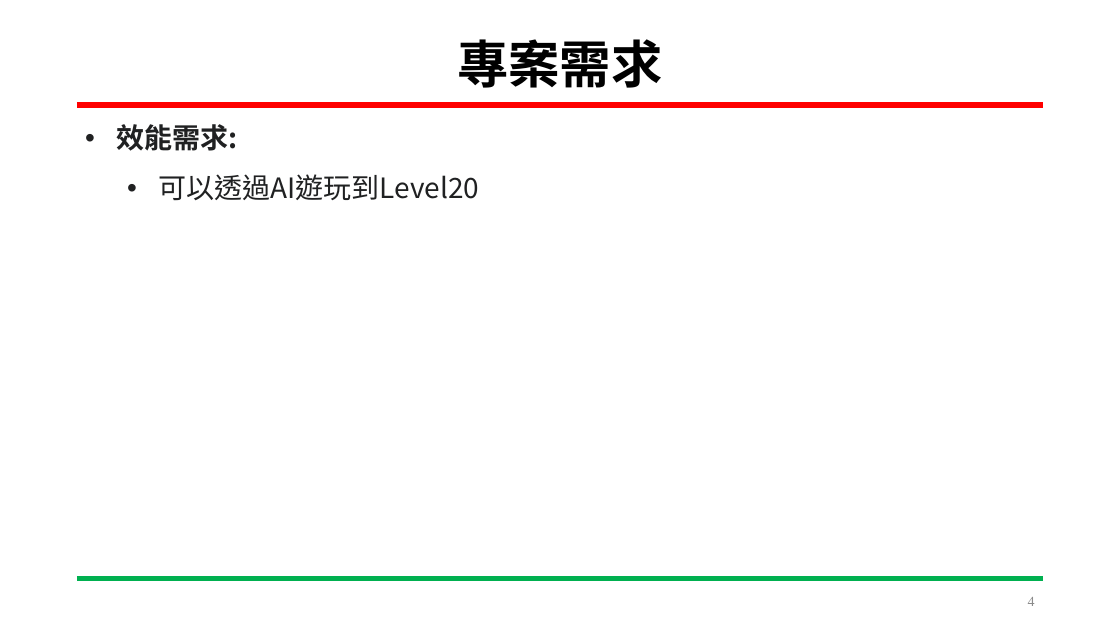
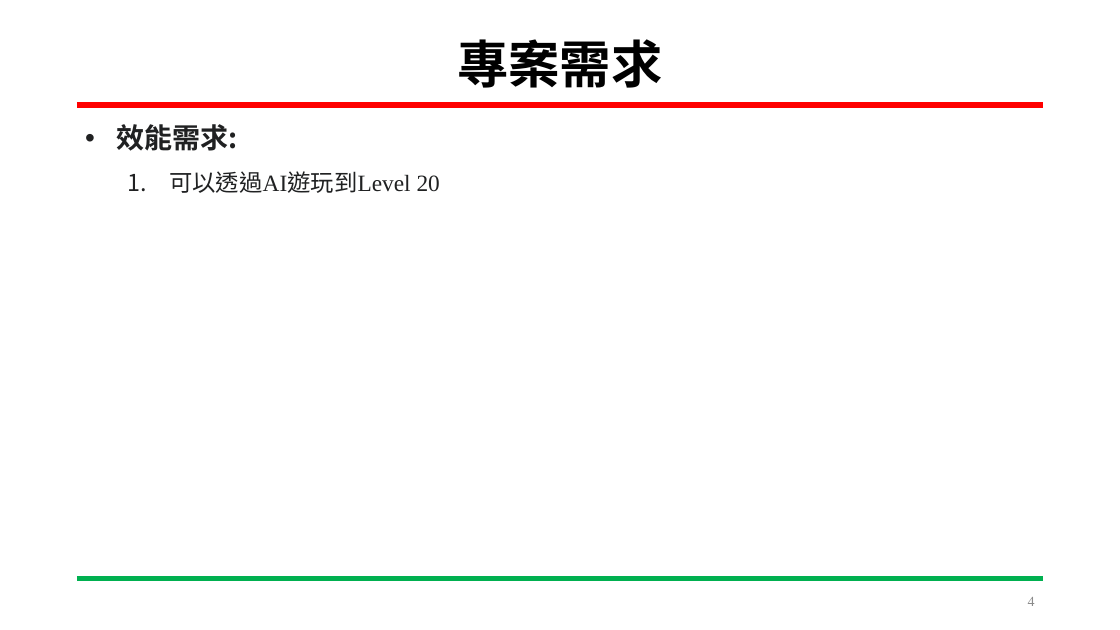
Before and after one commit to HOURFA/ML, a slide deck: slide 4 of DevelopmentLog/ML_0424.pptx. Drawn at 1120x630 pixels with LibreOffice and Linux fonts; fonts in the diff are those of the drawing. Boxes give left, top, right and bottom in pixels: in the first picture for what was removed or moved away, otherwise in the second. Text is boxed around its words. In the diff, an @@ line names an element or a change of style, - is before the commit and + after.

```diff
--- a/DevelopmentLog/ML_0424.pptx
+++ b/DevelopmentLog/ML_0424.pptx
@@ text at (169,171,440,193): text changed; size 24 to 20 pt; font Noto Sans CJK SC to Times New Roman @@
-  • 可以透過AI遊玩到Level20
+  1. 可以透過AI遊玩到Level 20
```
Also in this commit, not shown: 3 other slides changed.
